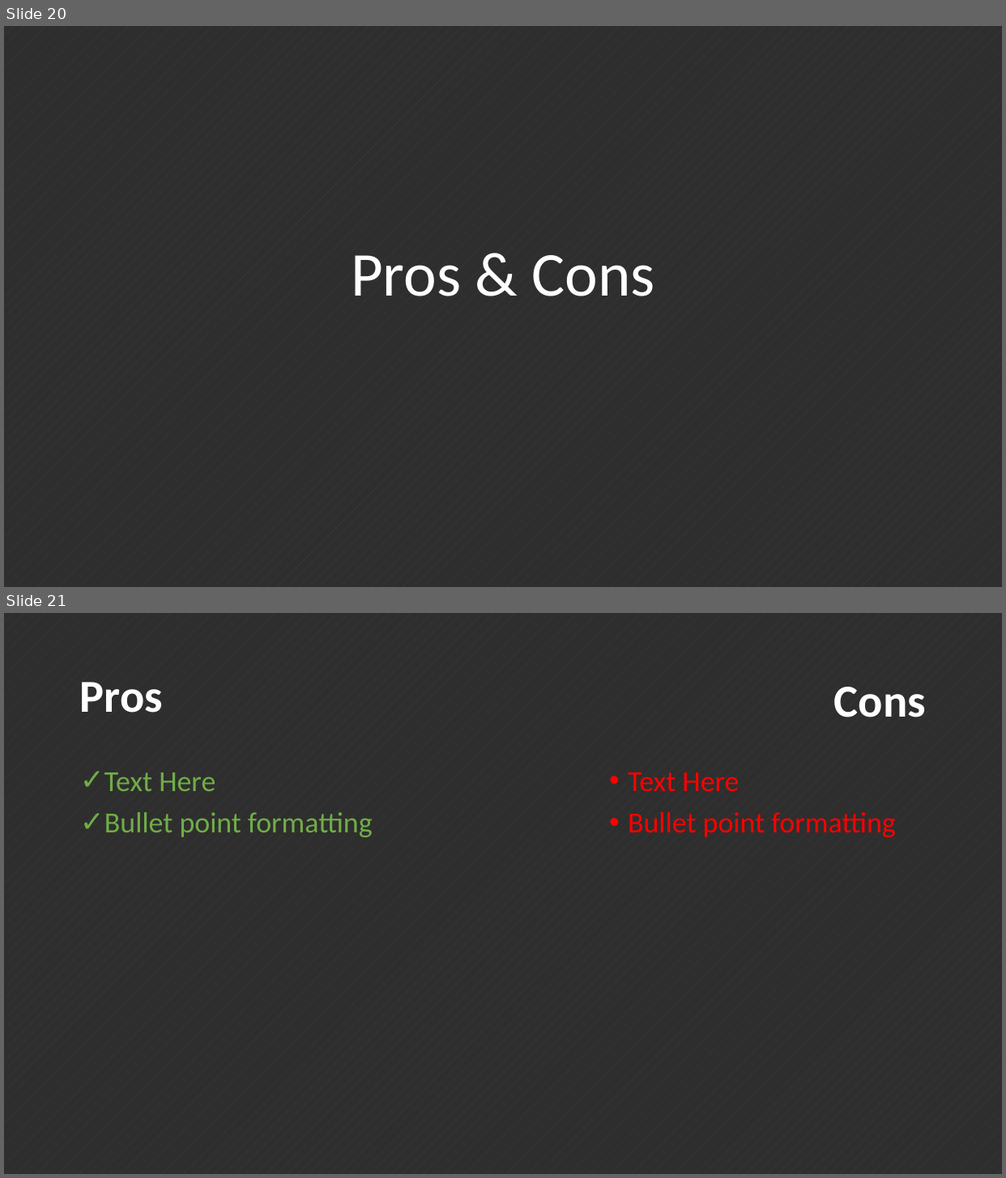
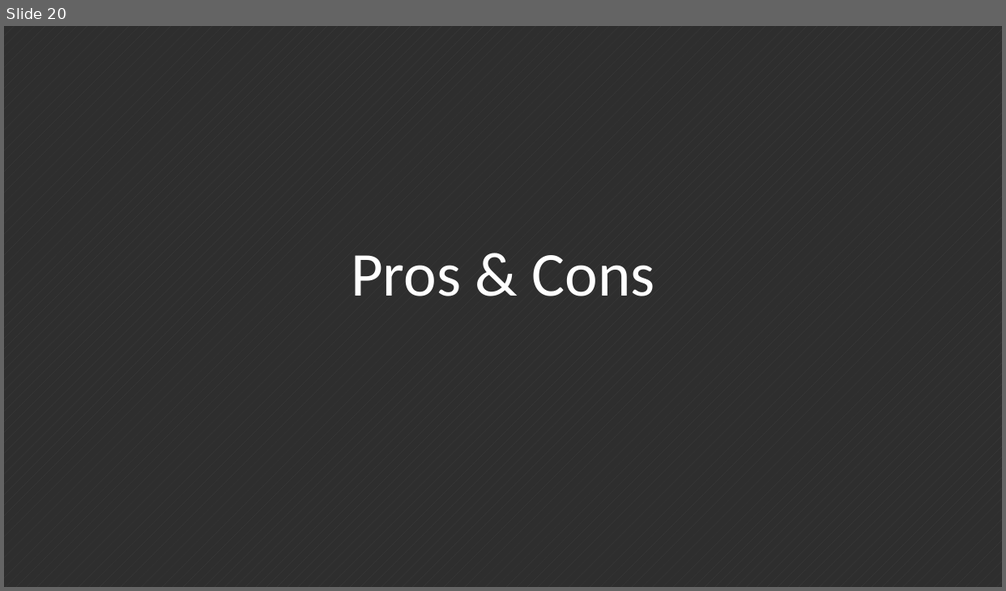
Before and after one commit to ahorguelin/thanks_microsoft, a slide deck: Design Patterns.pptx. Shown one above the other, each under a label of ours: slides 20 and 21 before the commit, slide 20 after it. The pictures are 1006x1178 and 1006x591 pixels, drawn with LibreOffice and Linux fonts; fonts in the diff are those of the drawing. Boxes give left, top, right and bottom in pixels: in the first picture for what was removed or moved away, otherwise in the second. Text is boxed around its words. In the diff, an @@ line names an element or a change of style, - is before the commit and + after.

Commit message:
ProsNCons

```diff
--- a/Design Patterns.pptx
+++ b/Design Patterns.pptx
@@ slide 21 removed at [4, 613, 1002, 1174], background pattern #404040 on #2E2E2E @@
@@ title removed at [80, 682, 163, 713] @@
-Pros
@@ text removed at [834, 687, 926, 717] @@
-Cons
@@ text removed at [104, 773, 373, 837] @@
-✓ Text Here
-✓ Bullet point formatting
@@ text removed at [628, 773, 896, 837] @@
-• Text Here
-• Bullet point formatting
```
Also in this commit, not shown: 3 slides changed, 1 slide added.
